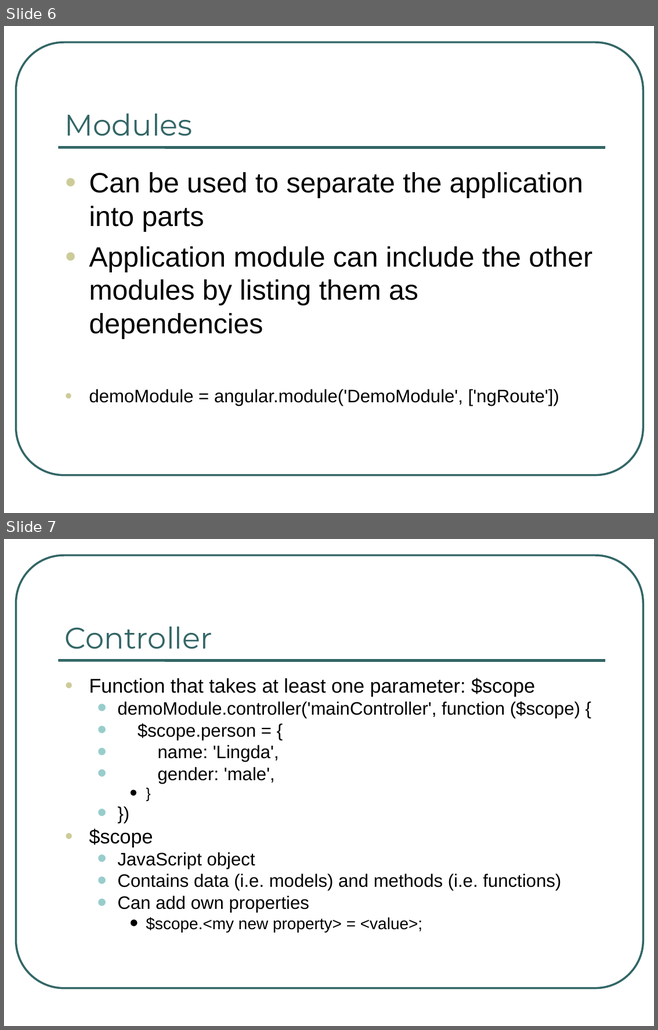
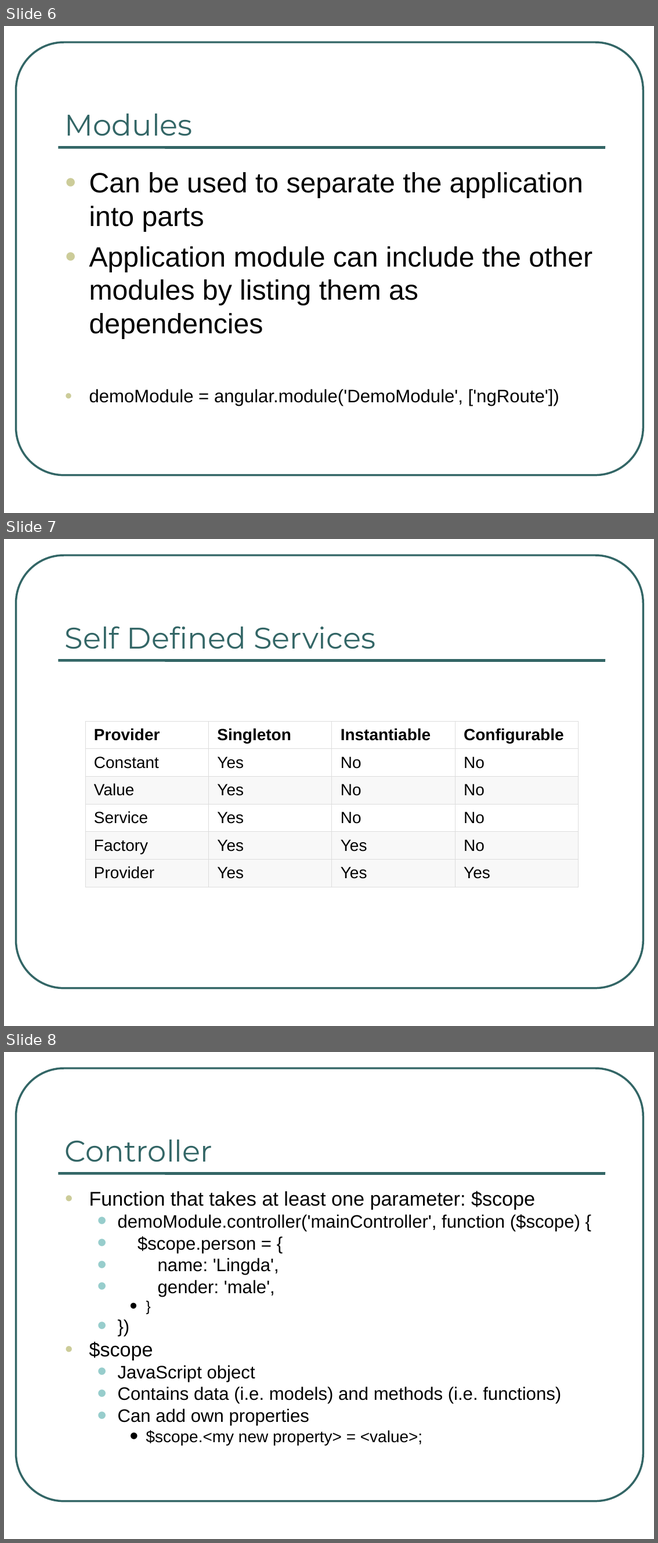
Before and after one commit to darlingtld/AngularJSTS, a slide deck: AngularJS_techshare.ppt. Shown one above the other, each under a label of ours: slides 6 and 7 before the commit, slides 6, 7 and 8 after it. The pictures are 658x1030 and 658x1543 pixels, drawn with LibreOffice and Linux fonts; fonts in the diff are those of the drawing. Boxes give left, top, right and bottom in pixels: in the first picture for what was removed or moved away, otherwise in the second. Text is boxed around its words. In the diff, an @@ line names an element or a change of style, - is before the commit and + after.

```diff
--- a/AngularJS_techshare.ppt
+++ b/AngularJS_techshare.ppt
@@ slide 7 added at [4,539,654,1026], background #FFFFFF; not listed: 2 template elements that a slide beside it also shows @@
@@ title added at [65,626,375,649], 33 pt, text #336666 @@
+Self Defined Services
@@ table added at [85,721,579,886], 6 rows, 4 columns @@
+Provider | Singleton | Instantiable | Configurable
+Constant | Yes | No | No
+Value | Yes | No | No
+Service | Yes | No | No
+Factory | Yes | Yes | No
+Provider | Yes | Yes | Yes
@@ what was slide 7 is now slide 8 @@
```
Also in this commit, not shown: 3 other slides added, 3 other files.
